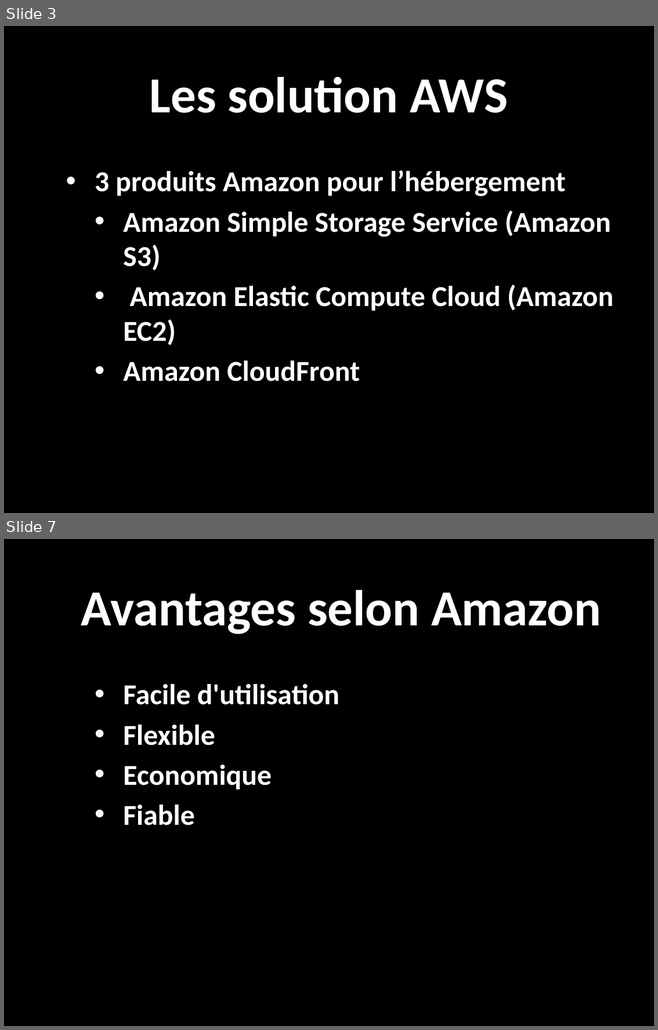
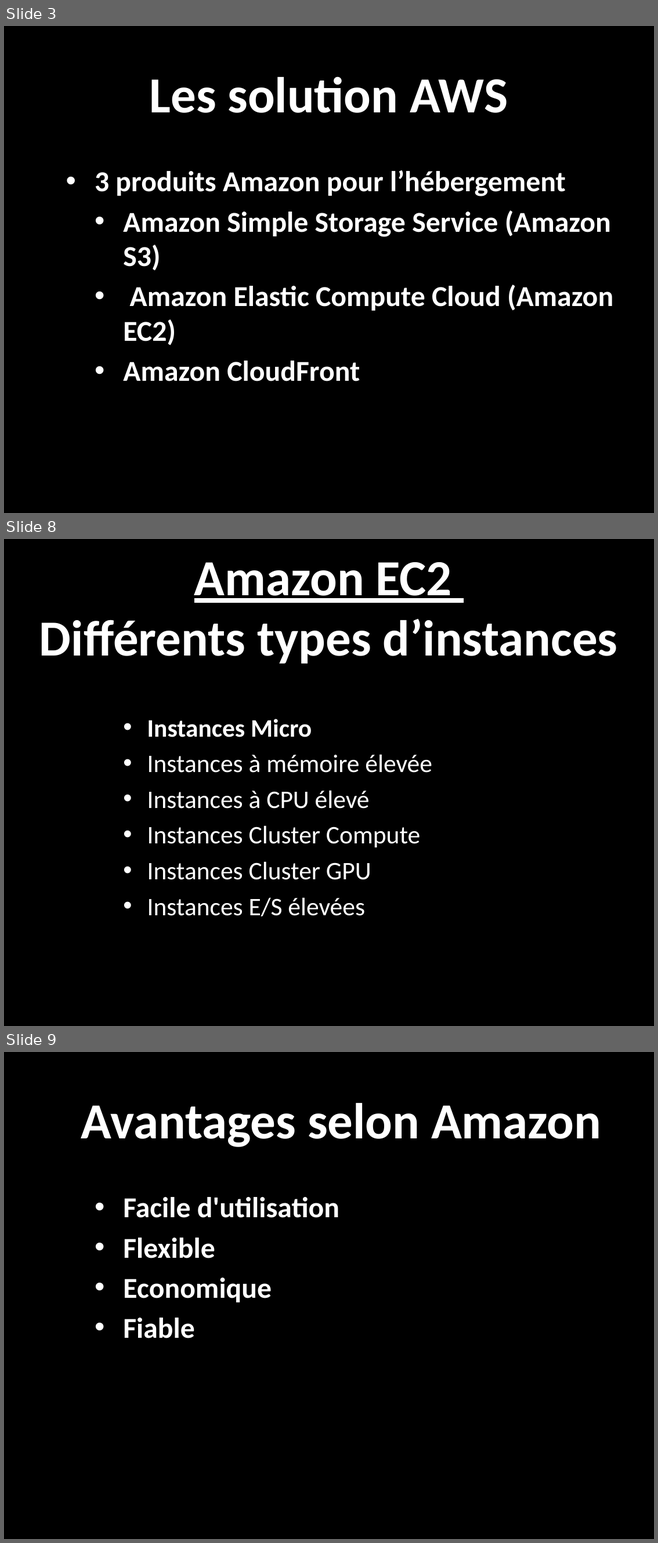
Before and after one commit to romfret/TLC, a slide deck: AWS - Media Hosting.pptx. Shown one above the other, each under a label of ours: slides 3 and 7 before the commit, slides 3, 8 and 9 after it; the slides between them are not shown. The pictures are 658x1030 and 658x1543 pixels, drawn with LibreOffice and Linux fonts; fonts in the diff are those of the drawing; background and template pictures are left out. Boxes give left, top, right and bottom in pixels: in the first picture for what was removed or moved away, otherwise in the second. Text is boxed around its words. In the diff, an @@ line names an element or a change of style, - is before the commit and + after.

```diff
--- a/AWS - Media Hosting.pptx
+++ b/AWS - Media Hosting.pptx
@@ slide 8 added at [4,539,654,1026], background picture (left out) @@
@@ title added at [39,562,617,664], 56 pt, text #FFFFFF, bold @@
+Amazon EC2
+Différents types d’instances
@@ text added at [147,719,432,917], 28 pt, text #FFFFFF @@
+    • Instances Micro
+    • Instances à mémoire élevée
+    • Instances à CPU élevé
+    • Instances Cluster Compute
+    • Instances Cluster GPU
+    • Instances E/S élevées
@@ what was slide 7 is now slide 9 @@
```
Also in this commit, not shown: 3 slides changed, 2 other slides added.
